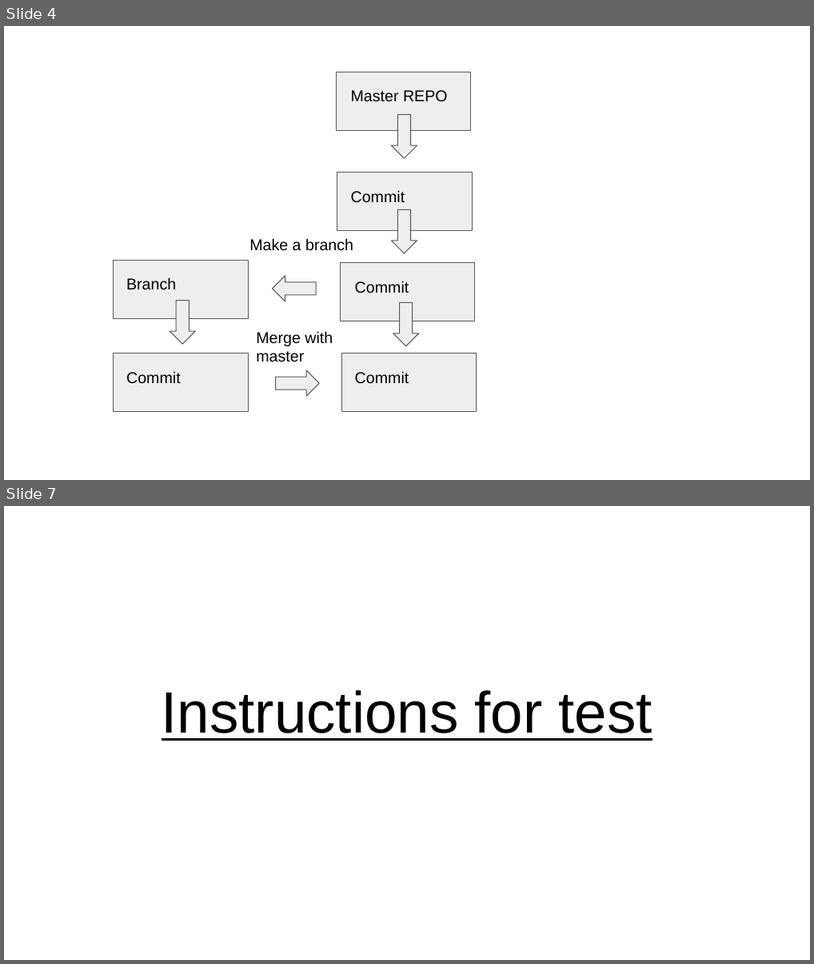
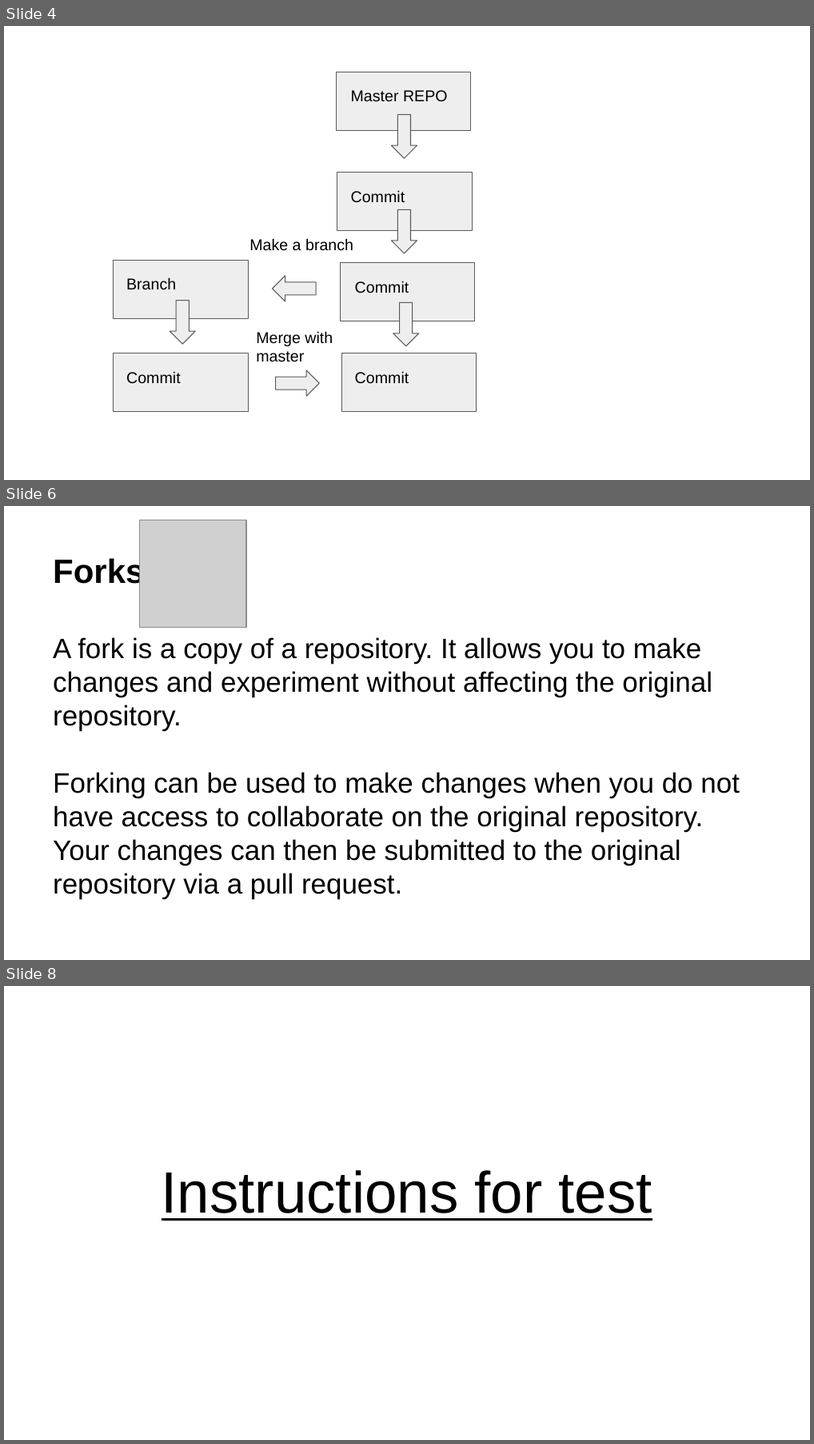
Before and after one commit to codemary/stormstudents, a slide deck: course_material/git.pptx. Shown one above the other, each under a label of ours: slides 4 and 7 before the commit, slides 4, 6 and 8 after it; the slides between them are not shown. The pictures are 814x964 and 814x1444 pixels, drawn with LibreOffice and Linux fonts; fonts in the diff are those of the drawing; grey boxes stand for pictures. Boxes give left, top, right and bottom in pixels: in the first picture for what was removed or moved away, otherwise in the second. Text is boxed around its words. In the diff, an @@ line names an element or a change of style, - is before the commit and + after.

```diff
--- a/course_material/git.pptx
+++ b/course_material/git.pptx
@@ slide 6 added at <box>4,506,810,960</box>, background #FFFFFF @@
@@ picture added at <box>139,520,246,628</box> @@
@@ title added at <box>53,556,740,899</box>, 25 pt, text #000000 @@
+Forks
+A fork is a copy of a repository. It allows you to make changes and experiment without affecting the original repository.
+Forking can be used to make changes when you do not have access to collaborate on the original repository.
+Your changes can then be submitted to the original repository via a pull request.
@@ what was slide 7 is now slide 8 @@
```
Also in this commit, not shown: 6 slides changed, 5 other slides added, 5 slides removed.
